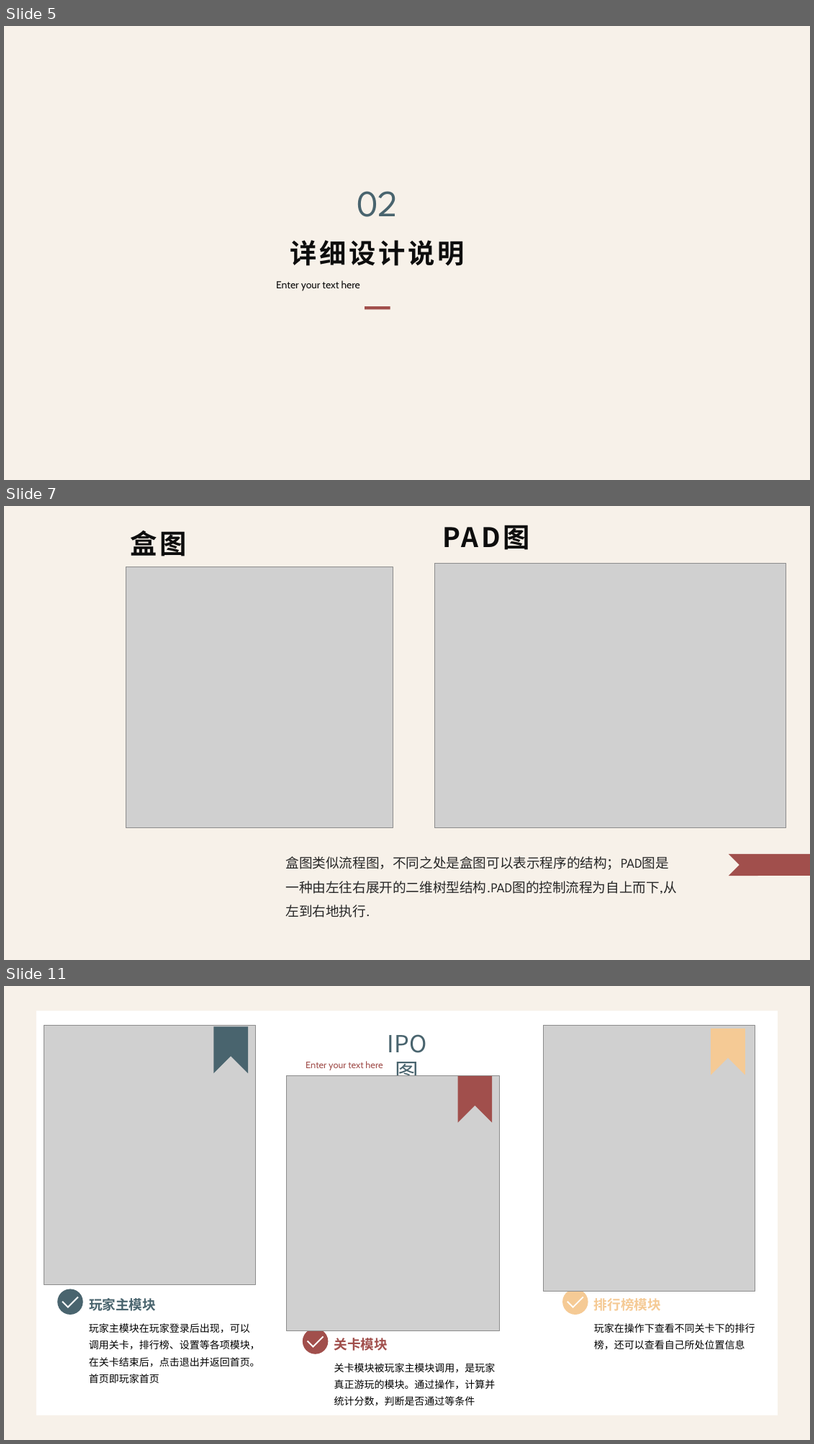
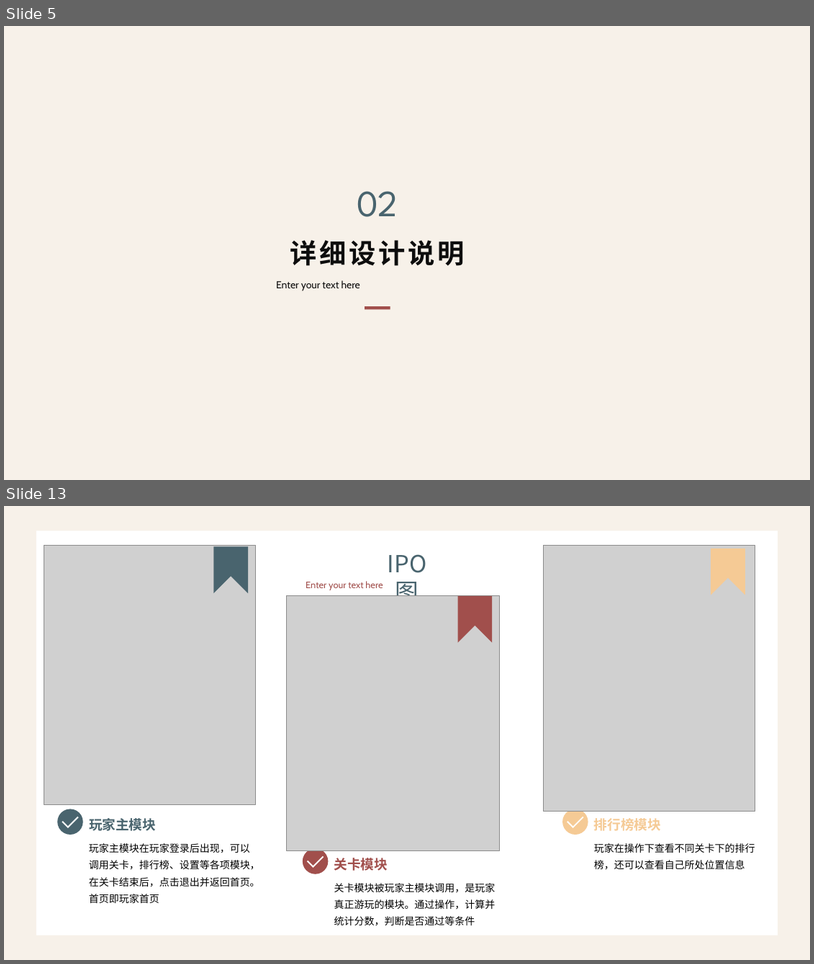
Before and after one commit to ZUCC-MUSICDREAM/start, a slide deck: SE2021-G013-详细设计报告/SE2021-G013-详细设计说明.pptx. Shown one above the other, each under a label of ours: slides 5, 7 and 11 before the commit, slides 5 and 13 after it; the slides between them are not shown. The pictures are 814x1444 and 814x964 pixels, drawn with LibreOffice and Linux fonts; fonts in the diff are those of the drawing; grey boxes stand for pictures; background and template pictures are left out. Boxes give left, top, right and bottom in pixels: in the first picture for what was removed or moved away, otherwise in the second. Text is boxed around its words. In the diff, an @@ line names an element or a change of style, - is before the commit and + after.

```diff
--- a/SE2021-G013-详细设计报告/SE2021-G013-详细设计说明.pptx
+++ b/SE2021-G013-详细设计报告/SE2021-G013-详细设计说明.pptx
@@ slide 7 removed at (4, 506, 810, 960), background #F7F1E9 @@
@@ text removed at (443, 525, 530, 550) @@
-PAD图
@@ text removed at (131, 530, 187, 556) @@
-盒图
@@ picture removed at (126, 567, 393, 828) @@
@@ picture removed at (435, 563, 786, 828) @@
@@ text removed at (286, 856, 677, 917) @@
-盒图类似流程图，不同之处是盒图可以表示程序的结构；PAD图是一种由左往右展开的二维树型结构.PAD图的控制流程为自上而下,从左到右地执行.
@@ freeform shape removed at (729, 854, 810, 875) @@
@@ what was slide 11 is now slide 13 @@
```
Also in this commit, not shown: 3 slides changed, 4 slides added, 1 other slide removed, 1 other file.
